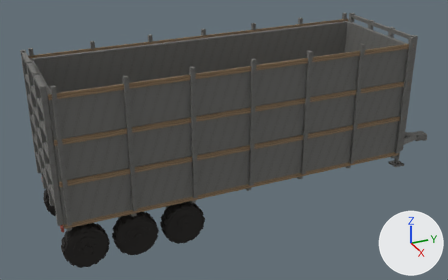
Renders of the glTF model blender/exports/rustic/bale_rack_trailer.glb from each side of a commit.
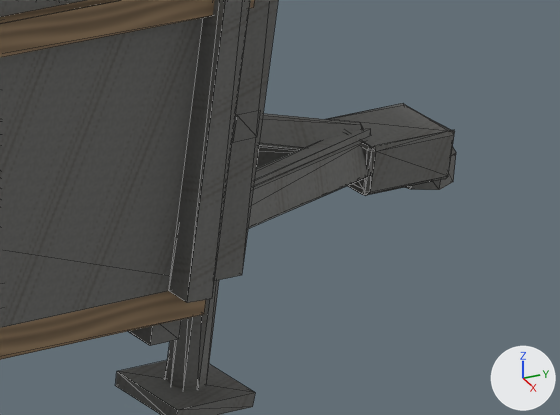
The first picture shows the older version from a camera (50 mm lens) standing at (10.12, -4.6, 6.5) and looking at (-0.18, 0.03, 1.35). The close-ups show the older and then the newer version on the part from 84% to 98% of the width and 42% to 59% of the height of that picture. Only the edits that show in the close-ups are written down. Every picture has the same lights, and +X, +Y and +Z are marked at lower right. The close-ups show mesh edges as thin lines. Where no turn or scale is listed for an object, it has been applied to the vertices. Vertices at exactly the same position are counted once.

Objects in the first close-up: 'BaleRackTrailer', 'Coupler'.
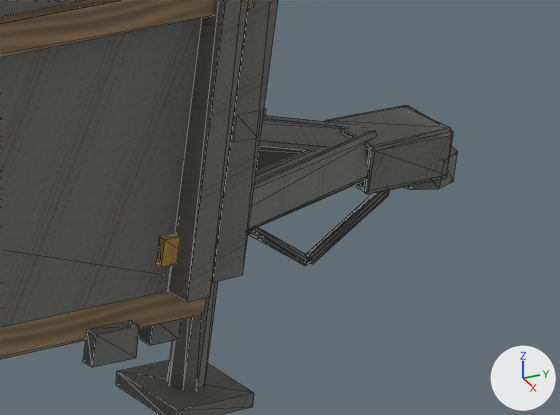
Changed parts and their boxes (x1, y1, x2, y2) in the close-ups (560 x 415 px; the box of a moved part takes in the faces that stretch with it):
'BaleRackTrailer', reshaped
    before: (0, 0, 371, 415)
    after: (0, 0, 389, 415)
part 1 of me_baleracktrailer, added
    after: (83, 320, 139, 368)
part 2 of me_baleracktrailer, added
    after: (307, 190, 389, 264)
part 3 of me_baleracktrailer, added
    after: (248, 227, 309, 266)
part 4 of me_baleracktrailer, added (brown)
    after: (157, 234, 179, 267)
part 5 of me_baleracktrailer, moved or reshaped
    before: (248, 114, 371, 229)
    after: (248, 115, 376, 231)

Diff of the bpy script that builds the scene:
```diff
--- a/blender/exports/rustic/bale_rack_trailer.glb.py
+++ b/blender/exports/rustic/bale_rack_trailer.glb.py
@@ img_rustic_paint_yellow @@
+img_rustic_paint_yellow = load_image('rustic_paint_yellow', '_unpacked/rustic_paint_yellow', 128, 128, 'sRGB')
@@ mat_rustic_paint_yellow @@
+mat_rustic_paint_yellow = principled_material('rustic_paint_yellow')
+mat_rustic_paint_yellow.texture = img_rustic_paint_yellow
+mat_rustic_paint_yellow.roughness = 0.9
@@ me_baleracktrailer @@
 # used by ob_baleracktrailer; location = (0.0, 0.0, 0.0)
-me_baleracktrailer.from_pydata(...)  # 688 vertices, 1100 faces; spans x -1.14..1.14, y -3.52..4.85, z 0.0..3.39
+me_baleracktrailer.from_pydata(...)  # 1132 vertices, 1912 faces; spans x -1.14..1.14, y -3.52..4.85, z 0.0..3.39
+# me_baleracktrailer part 1: the loose piece of 8 vertices spanning x -1.04..1.04, y 3.29..3.37, z 0.83..0.9 is copied, and the copy is scaled about its middle by (0.0163, 1.5, 1.2), then moved by (1.08, -0.2, 0.02); it spans x 1.06..1.1, y 3.07..3.2, z 0.84..0.92
+# me_baleracktrailer part 2: the loose piece of 56 vertices spanning x -0.07..0.74, y 3.23..4.84, z 0.54..0.88 is copied, and the copy is multiplied about its middle by the matrix ((0.149, 0.093, 0.029), (0.064, -0.133, 0.1), (0.074, -0.073, -0.144)), then moved by (-0.23, 0.67, -0.23); it spans x 0.07..0.14, y 4.56..4.85, z 0.4..0.56
+# me_baleracktrailer part 3: the loose piece of 56 vertices spanning x -0.07..0.74, y 3.23..4.84, z 0.54..0.88 is copied, and the copy is multiplied about its middle by the matrix ((0.136, 0.09, 0.051), (0.104, -0.119, -0.067), (0.0, 0.084, -0.149)), then moved by (-0.19, 0.4, -0.22); it spans x 0.11..0.18, y 4.31..4.57, z 0.4..0.58
+# me_baleracktrailer part 4: the loose piece of 8 vertices spanning x 1.06..1.14, y 3.3..3.37, z 0.98..3.39 is copied, and the copy is scaled about its middle by (0.236, 1.4, 0.029), then moved by (-0.03, -0.03, -1.09), in mat_rustic_paint_yellow (picture img_rustic_paint_yellow); it spans x 1.06..1.08, y 3.25..3.35, z 1.06..1.13
+# me_baleracktrailer part 5: 24 vertices moved from x -0.73..0.73, y 3.23..4.85, z 0.41..0.84 to x -0.73..0.74, y 3.23..4.83, z 0.4..0.84; 53 vertices removed from x -0.73..0.74, y 3.23..4.84, z 0.54..0.88; 65 vertices added at x -0.74..0.73, y 3.22..4.84, z 0.54..0.89
+# other edits to the shape of me_baleracktrailer do not show in these pictures
 me_baleracktrailer.materials.append(mat_rustic_handle)
@@ me_baleracktrailer @@
 me_baleracktrailer.materials.append(mat_rustic_paint_red)
+me_baleracktrailer.materials.append(mat_rustic_paint_yellow)  # picture img_rustic_paint_yellow
```
